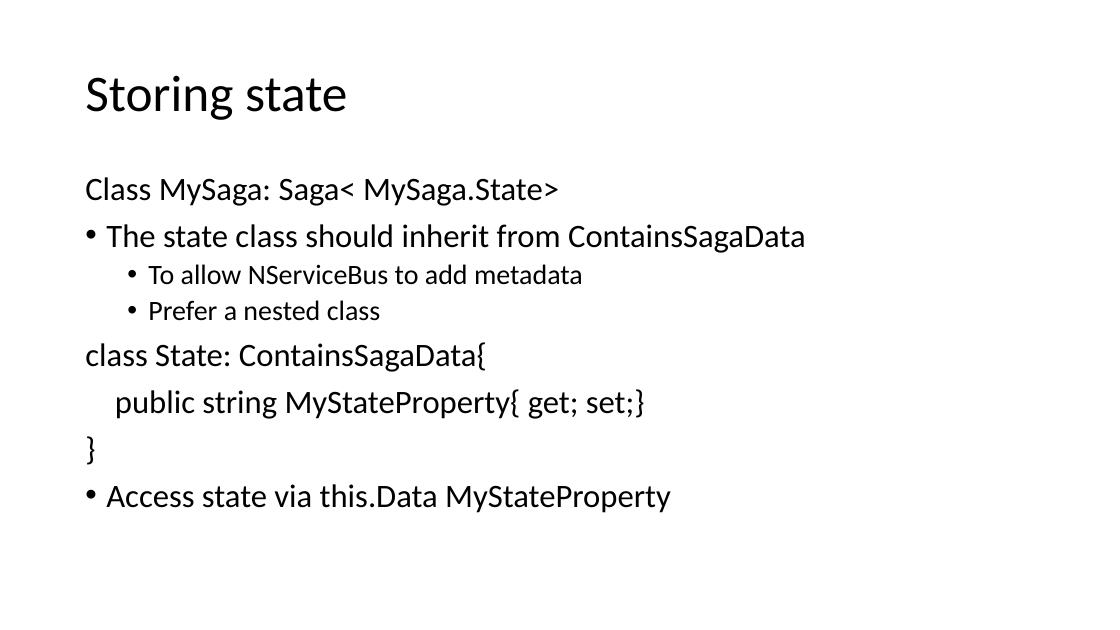
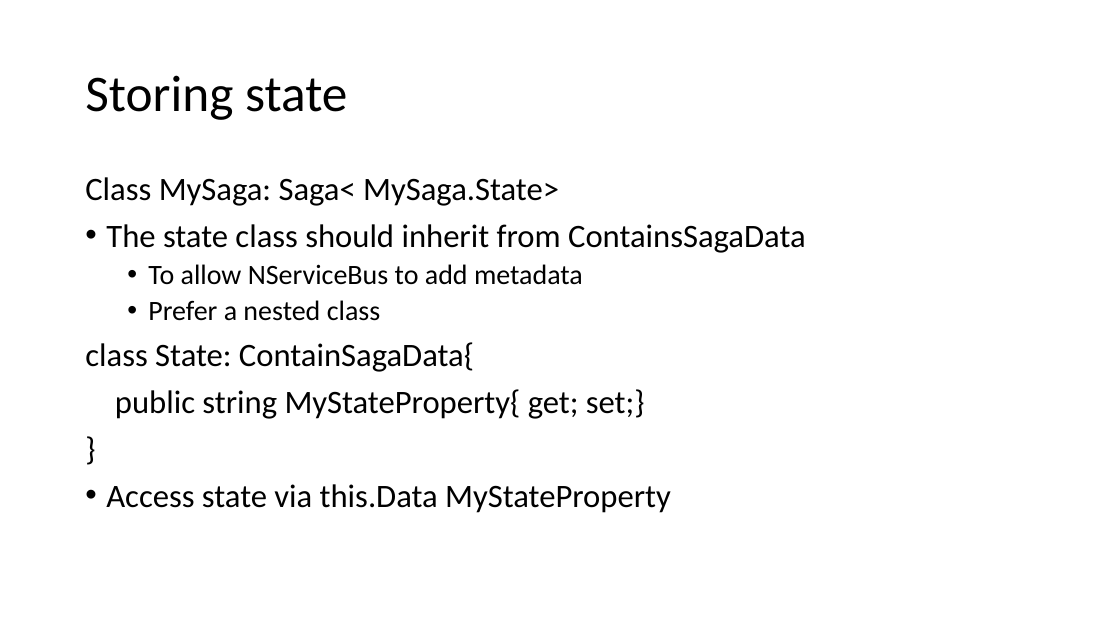
Before and after one commit to Particular/SagaMasterClass, a slide deck: slide 7 of SagaMasterClass.pptx. Drawn at 1120x630 pixels with LibreOffice and Linux fonts; fonts in the diff are those of the drawing. Boxes give left, top, right and bottom in pixels: in the first picture for what was removed or moved away, otherwise in the second. Text is boxed around its words. In the diff, an @@ line names an element or a change of style, - is before the commit and + after.

```diff
--- a/SagaMasterClass.pptx
+++ b/SagaMasterClass.pptx
@@ text at (x1=85, y1=342, x2=474, y2=372): text changed @@
-class State: ContainsSagaData{
+class State: ContainSagaData{
```
Also in this commit, not shown: 2 other slides changed, 1 other file.
